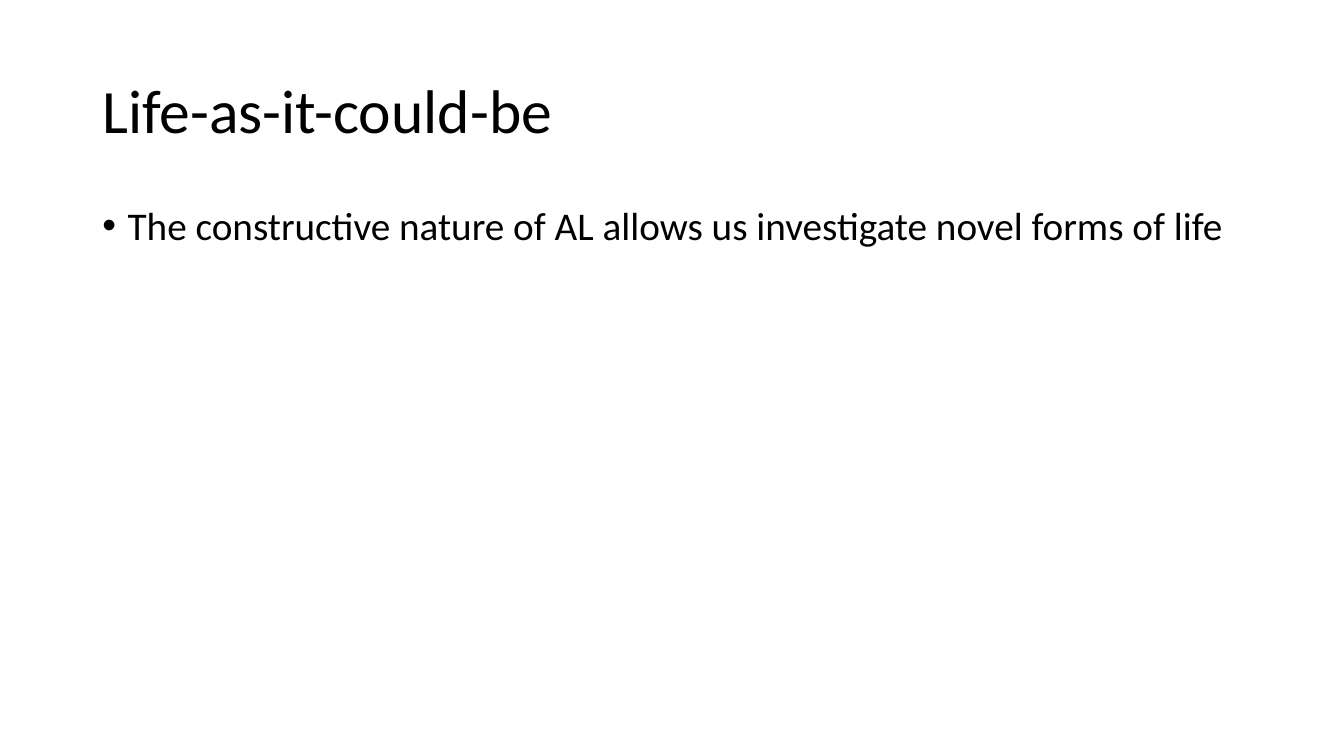
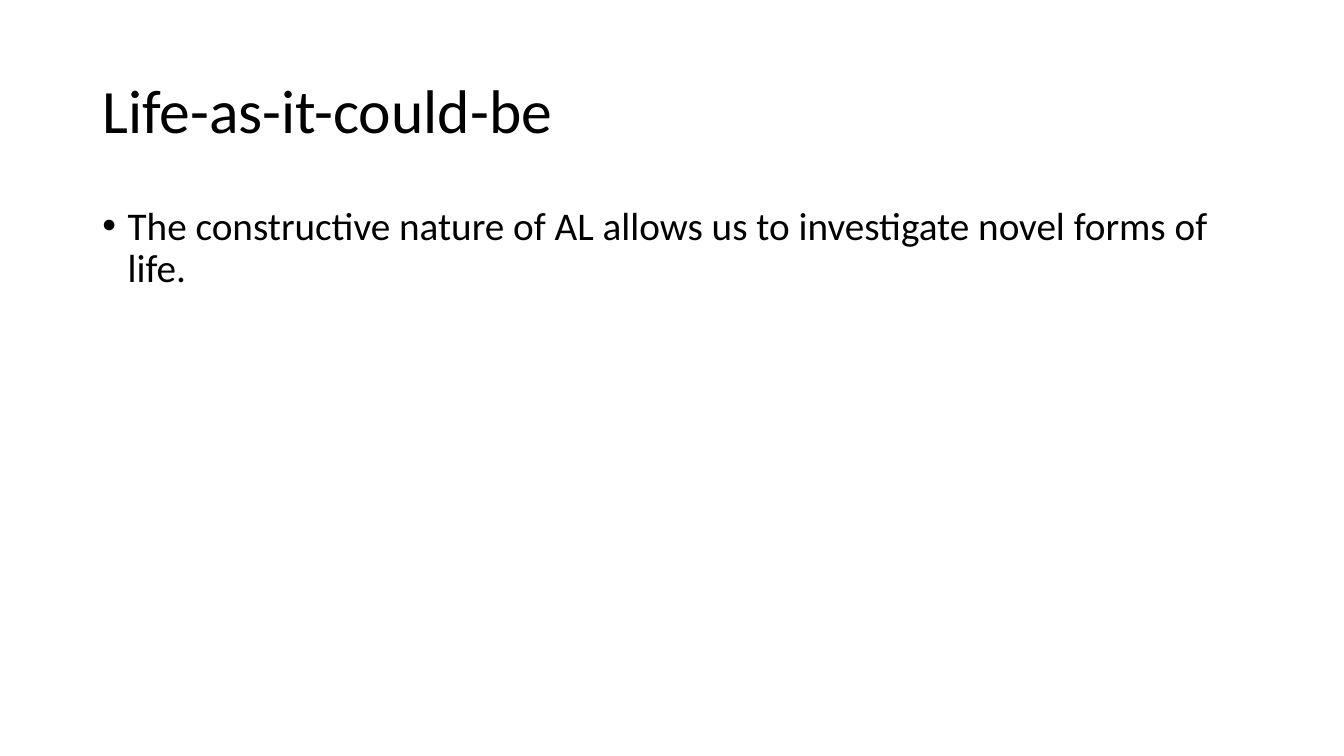
Before and after one commit to BenChurch/Fall2016, a slide deck: slide 6 of CISC879/ChapterPresentation/LectureSlidesCh8.pptx (slide 4 before the commit). Drawn at 1344x756 pixels with LibreOffice and Linux fonts; fonts in the diff are those of the drawing. Boxes give left, top, right and bottom in pixels: in the first picture for what was removed or moved away, otherwise in the second. Text is boxed around its words. In the diff, an @@ line names an element or a change of style, - is before the commit and + after.

```diff
--- a/CISC879/ChapterPresentation/LectureSlidesCh8.pptx
+++ b/CISC879/ChapterPresentation/LectureSlidesCh8.pptx
@@ text at (128, 212, 1208, 283): text changed @@
-• The constructive nature of AL allows us investigate novel forms of life
+• The constructive nature of AL allows us to investigate novel forms of life.
```
Also in this commit, not shown: 1 other slide changed, 5 slides added, 14 other files.
